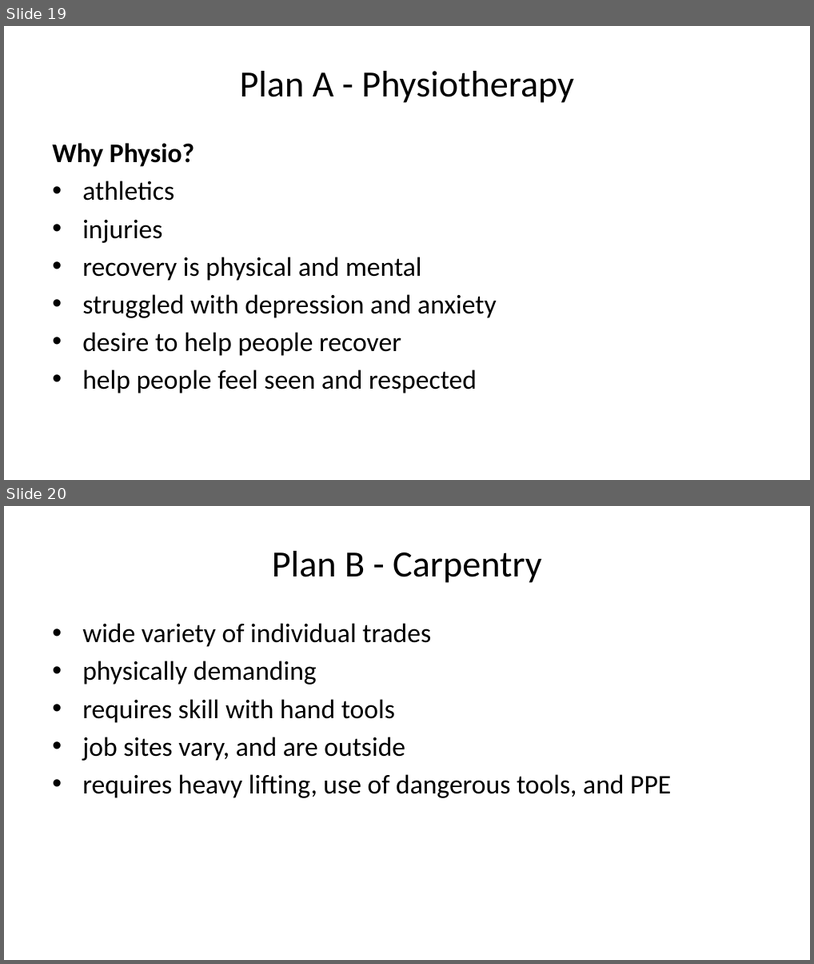
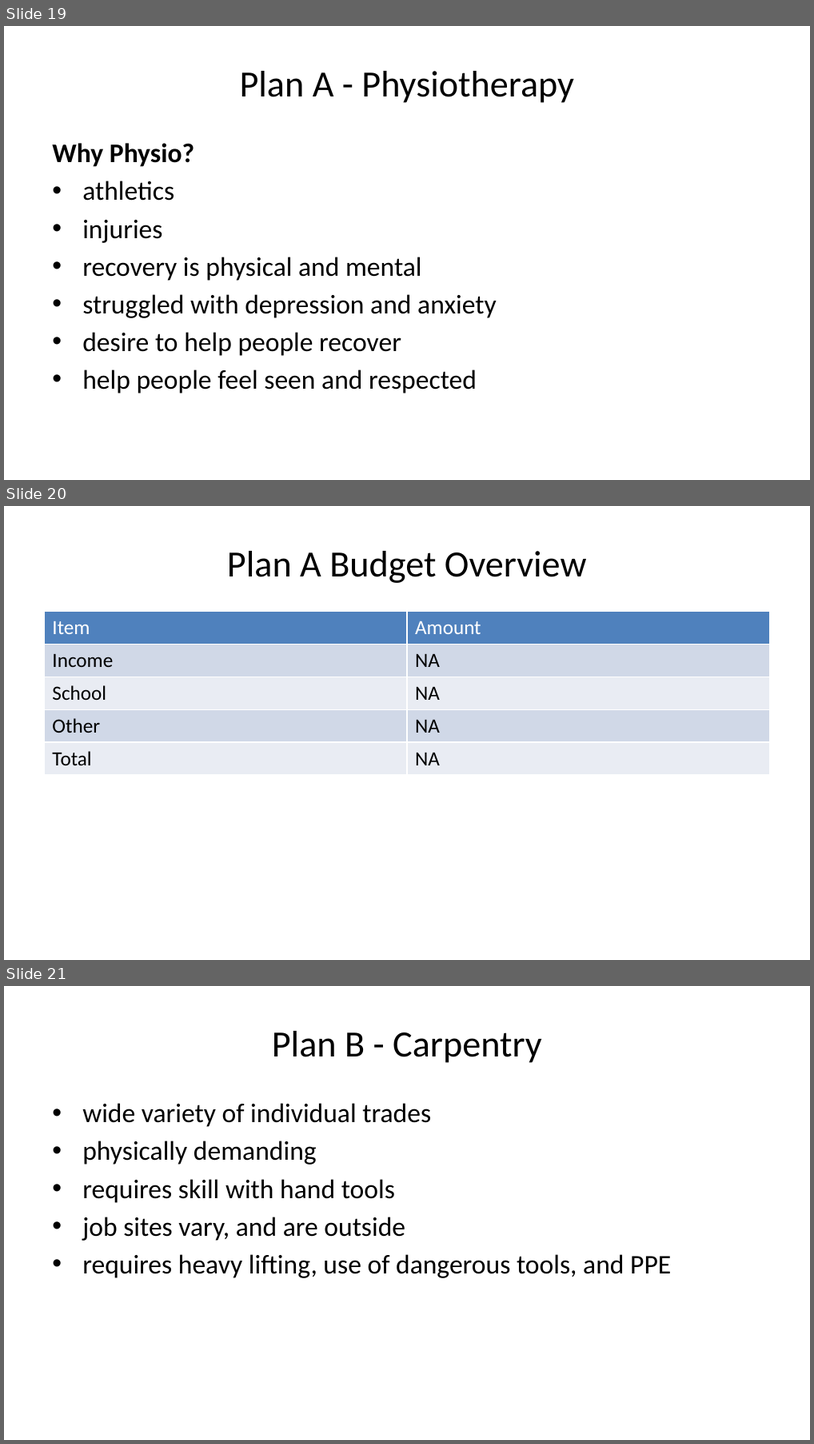
Before and after one commit to cmadland/slides, a slide deck: docs/posts/isaac/index.pptx. Shown one above the other, each under a label of ours: slides 19 and 20 before the commit, slides 19, 20 and 21 after it. The pictures are 814x964 and 814x1444 pixels, drawn with LibreOffice and Linux fonts; fonts in the diff are those of the drawing. Boxes give left, top, right and bottom in pixels: in the first picture for what was removed or moved away, otherwise in the second. Text is boxed around its words. In the diff, an @@ line names an element or a change of style, - is before the commit and + after.

```diff
--- a/docs/posts/isaac/index.pptx
+++ b/docs/posts/isaac/index.pptx
@@ slide 20 added at (4,506,810,960), background #FFFFFF @@
@@ title added at (227,551,587,583), 33 pt, text #000000 @@
+Plan A Budget Overview
@@ table added at (44,612,770,911), 5 rows, 2 columns @@
+Item | Amount
+Income | NA
+School | NA
+Other | NA
+Total | NA
@@ what was slide 20 is now slide 21 @@
```
Also in this commit, not shown: 1 slide changed, 2 other slides added, 11 other files.
